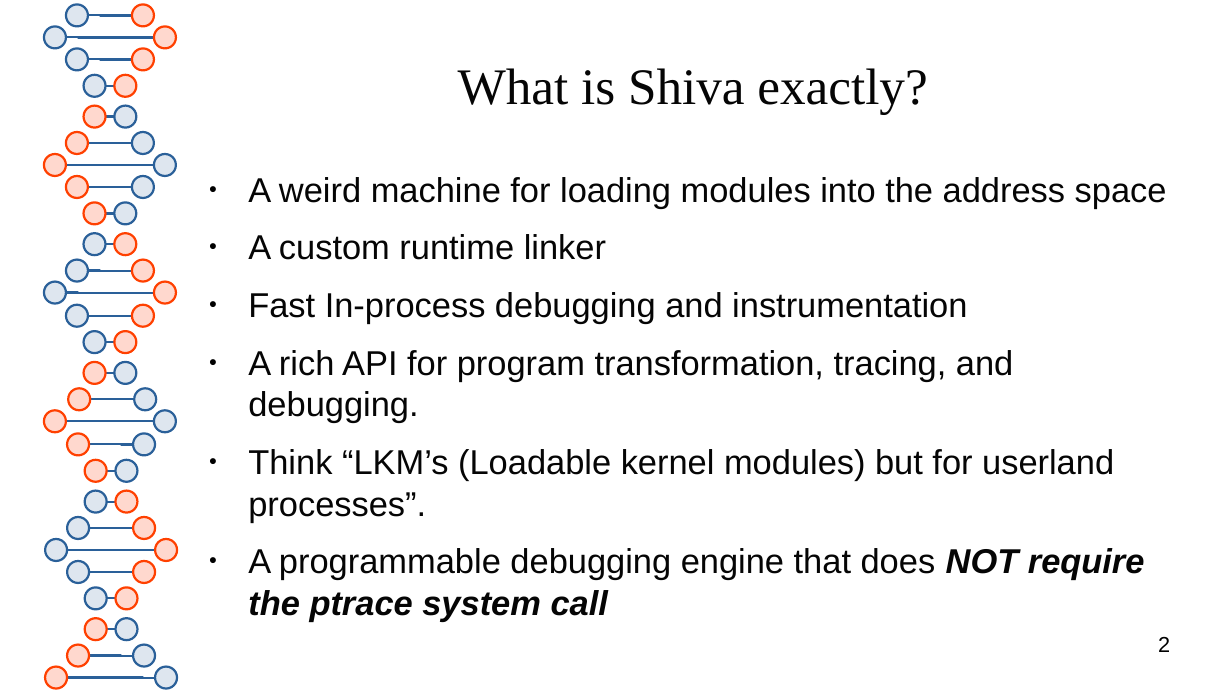
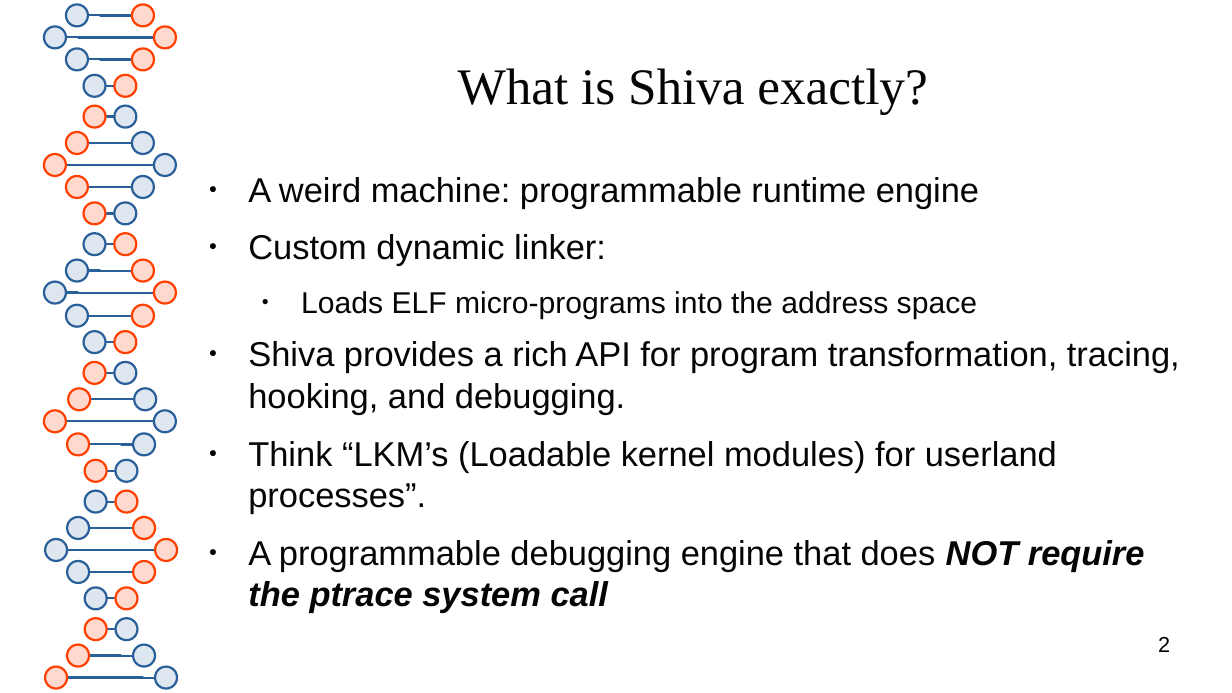
Before and after one commit to advanced-microcode-patching/shiva, a slide deck: slide 2 of presentation/shiva_runtime.odp. Drawn at 1232x693 pixels with LibreOffice and Linux fonts; fonts in the diff are those of the drawing. Boxes give left, top, right and bottom in pixels: in the first picture for what was removed or moved away, otherwise in the second. Text is boxed around its words. In the diff, an @@ line names an element or a change of style, - is before the commit and + after.

```diff
--- a/presentation/shiva_runtime.odp
+++ b/presentation/shiva_runtime.odp
@@ text at [248,177,1180,513]: text changed @@
-● A weird machine for loading modules into the address space
-● A custom runtime linker
-● Fast In-process debugging and instrumentation
-● A rich API for program transformation, tracing, and debugging.
-● Think “LKM’s (Loadable kernel modules) but for userland processes”.
+● A weird machine: programmable runtime engine
+● Custom dynamic linker:
+  ● Loads ELF micro-programs into the address space
+● Shiva provides a rich API for program transformation, tracing, hooking, and debugging.
+● Think “LKM’s (Loadable kernel modules) for userland processes”.
```
Also in this commit, not shown: 4 other slides changed, 1 slide removed, 1 other file.
